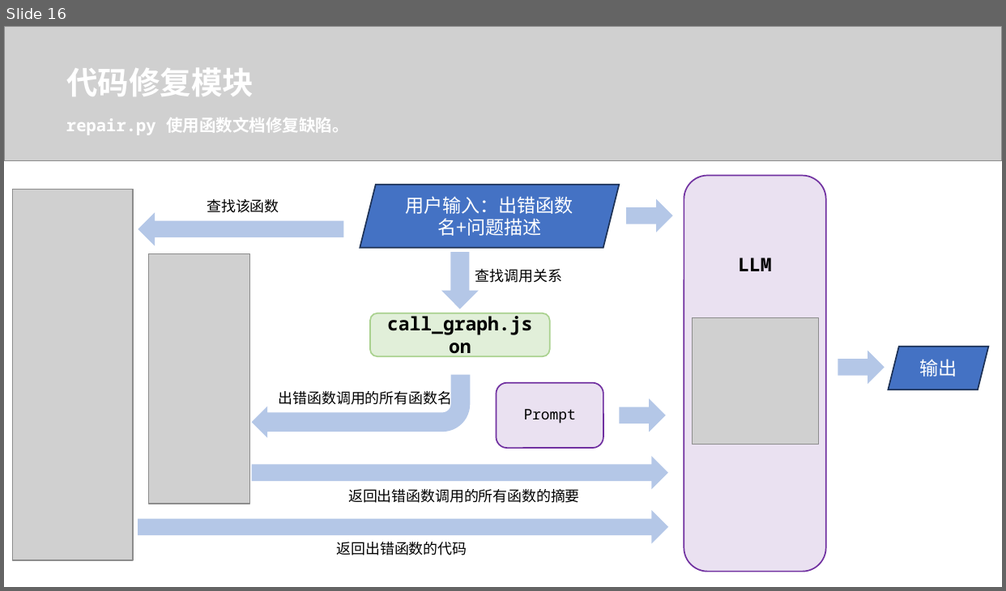
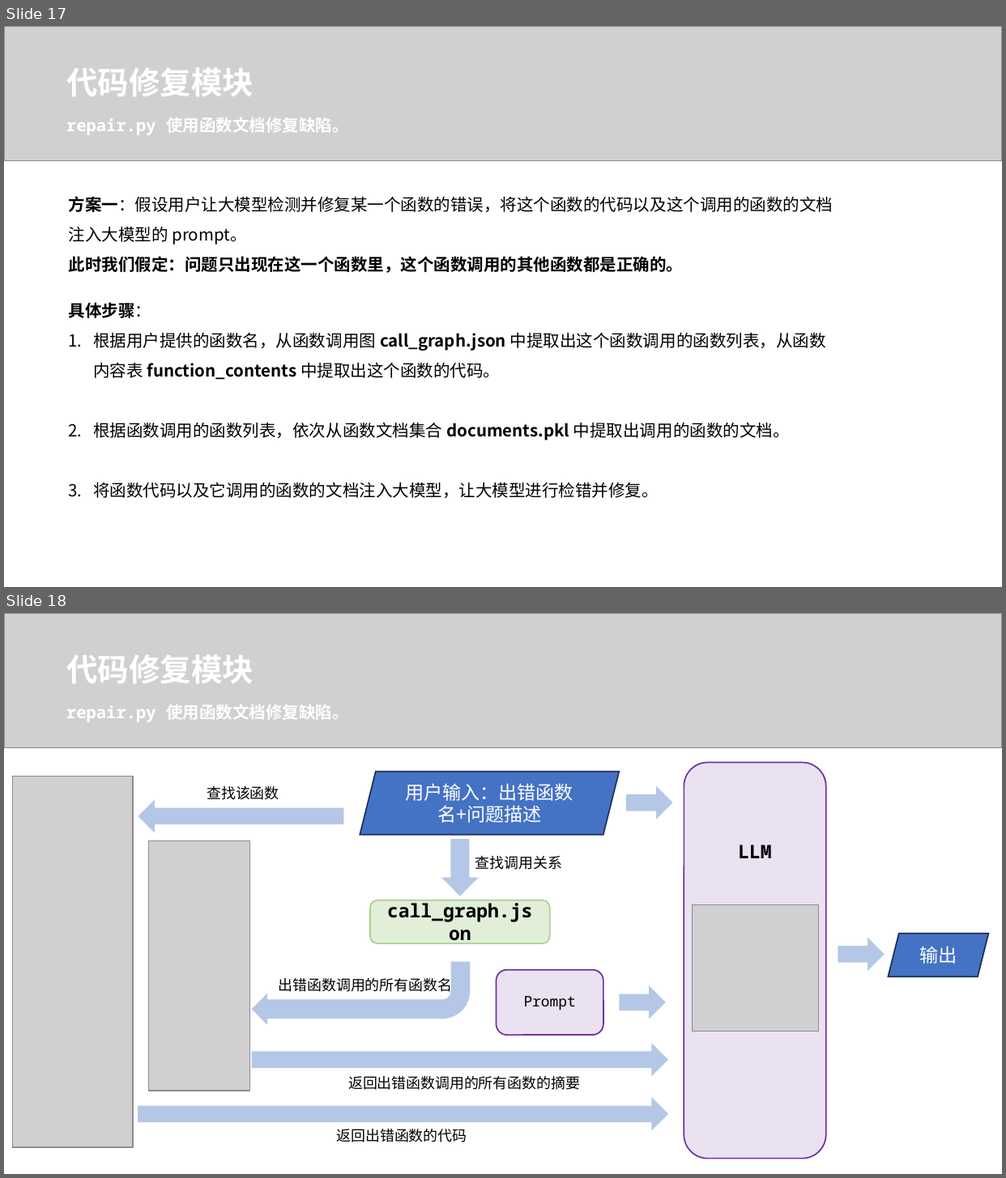
Before and after one commit to Zhenyu-Bo/Code-Assistant, a slide deck: report/LLM辅助的程序缺陷检测与修复.pptx. Shown one above the other, each under a label of ours: slide 16 before the commit, slides 17 and 18 after it. The pictures are 1006x591 and 1006x1178 pixels, drawn with LibreOffice and Linux fonts; fonts in the diff are those of the drawing; grey boxes stand for pictures. Boxes give left, top, right and bottom in pixels: in the first picture for what was removed or moved away, otherwise in the second. Text is boxed around its words. In the diff, an @@ line names an element or a change of style, - is before the commit and + after.

```diff
--- a/report/LLM辅助的程序缺陷检测与修复.pptx
+++ b/report/LLM辅助的程序缺陷检测与修复.pptx
@@ slide 17 added at (4, 26, 1002, 587), background #FFFFFF @@
@@ picture added at (4, 26, 1002, 160) @@
@@ text added at (66, 68, 253, 96), 22.5 pt, text #FFFFFF, bold @@
+代码修复模块
@@ text added at (66, 118, 349, 135), 12 pt, text #FFFFFF, bold @@
+repair.py 使用函数文档修复缺陷。
@@ text added at (69, 196, 833, 273), 12 pt, text #000000 @@
+方案一：假设用户让大模型检测并修复某一个函数的错误，将这个函数的代码以及这个调用的函数的文档注入大模型的 prompt。
+此时我们假定：问题只出现在这一个函数里，这个函数调用的其他函数都是正确的。
@@ text added at (69, 302, 826, 498), 12 pt, text #000000 @@
+具体步骤：
+1. 根据用户提供的函数名，从函数调用图 call_graph.json 中提取出这个函数调用的函数列表，从函数内容表 function_contents 中提取出这个函数的代码。
+2. 根据函数调用的函数列表，依次从函数文档集合 documents.pkl 中提取出调用的函数的文档。
+3. 将函数代码以及它调用的函数的文档注入大模型，让大模型进行检错并修复。
@@ what was slide 16 is now slide 18 @@
```
Also in this commit, not shown: 2 slides changed, 4 other slides added.
